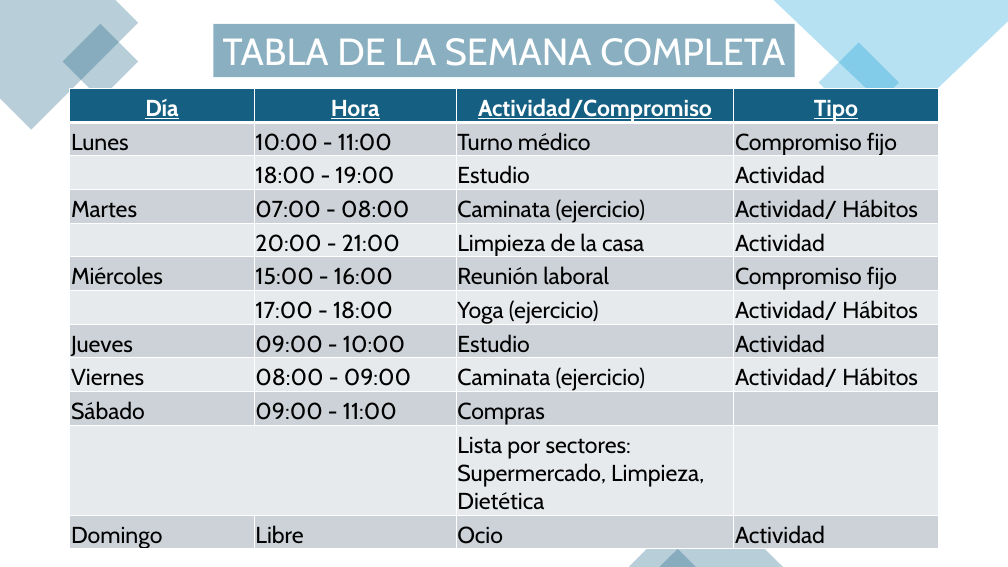
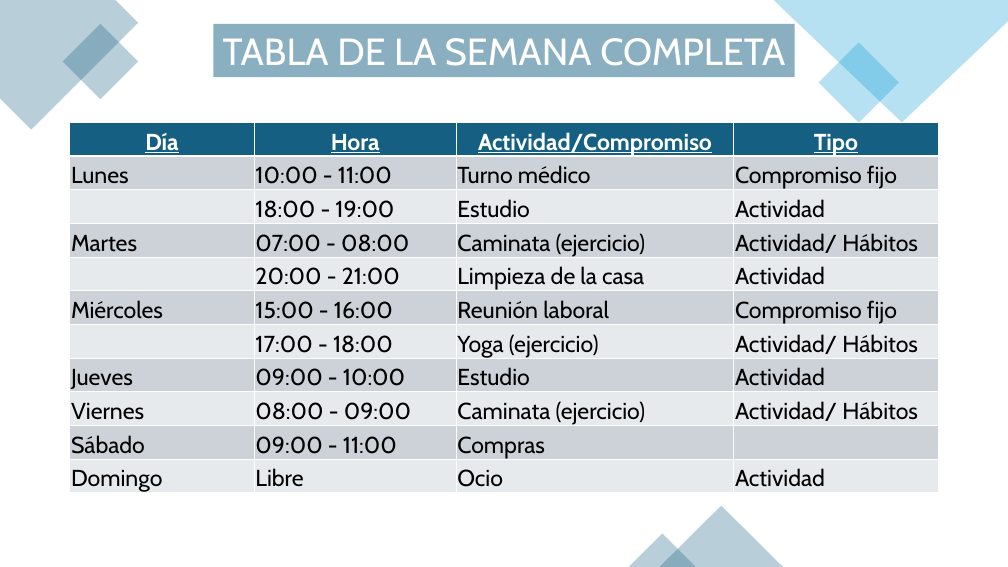
Before and after one commit to victoria-arg/TimeManager, a slide deck: slide 6 of present__entrega_1.pptx. Drawn at 1008x567 pixels with LibreOffice and Linux fonts; fonts in the diff are those of the drawing. Boxes give left, top, right and bottom in pixels: in the first picture for what was removed or moved away, otherwise in the second. Text is boxed around its words. In the diff, an @@ line names an element or a change of style, - is before the commit and + after.

```diff
--- a/present__entrega_1.pptx
+++ b/present__entrega_1.pptx
@@ table at (x1=70, y1=123, x2=938, y2=496) @@
-row 11:  |  | Lista por sectores: Supermercado, Limpieza, Dietética | 
@@ table resized from (x1=70, y1=88, x2=938, y2=553) to (x1=70, y1=123, x2=938, y2=496) @@
```
Also in this commit, not shown: 5 other slides changed.
